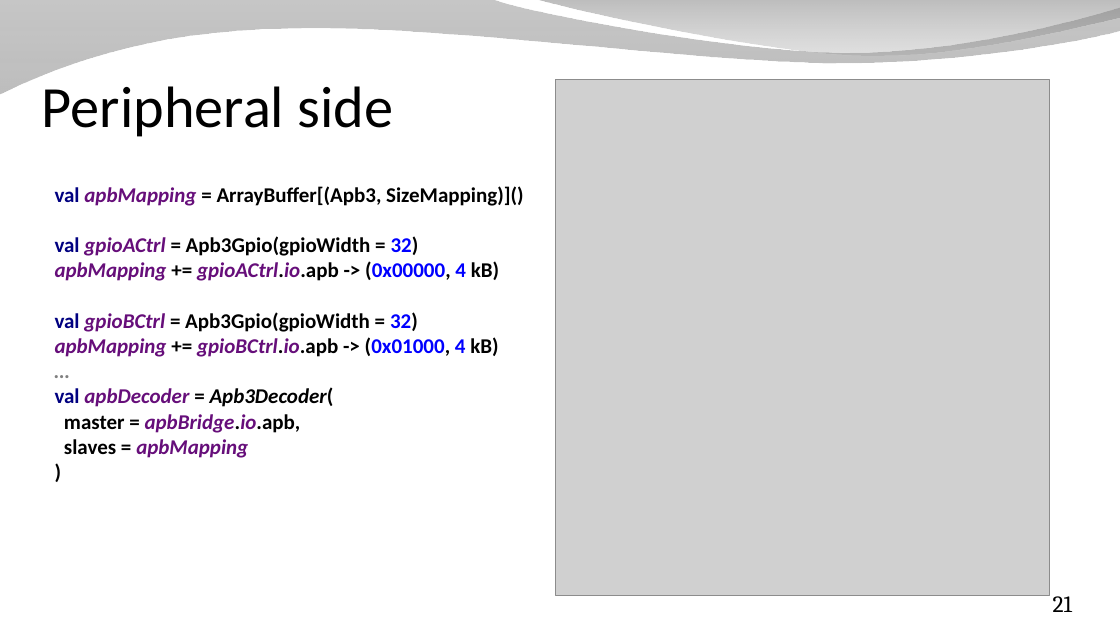
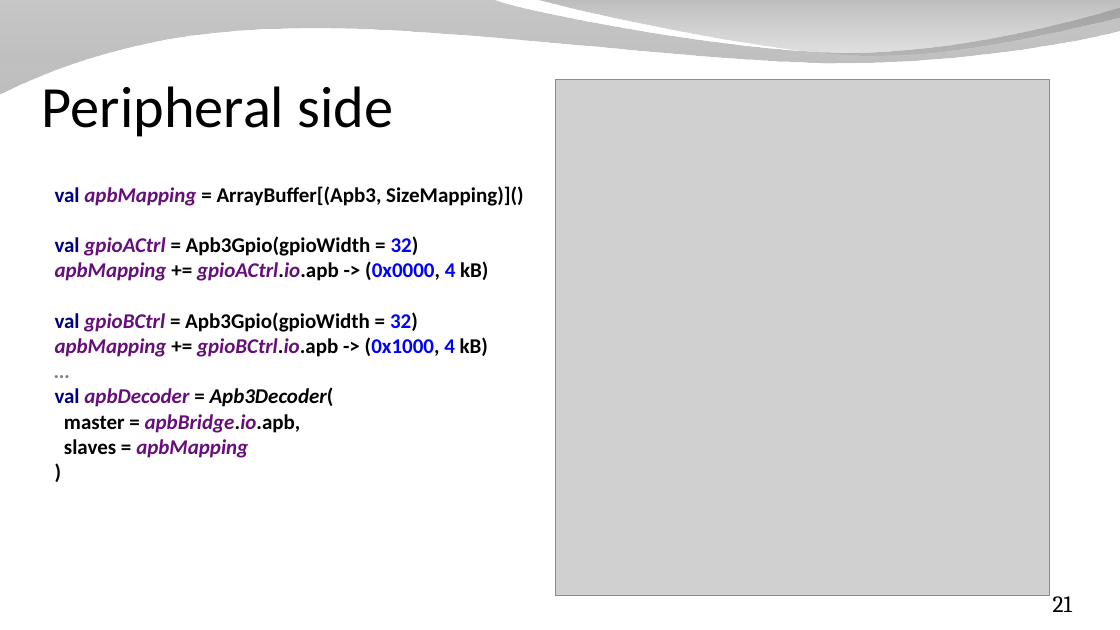
Before and after one commit to SpinalHDL/SpinalDoc, a slide deck: slide 21 of presentation/en/workshop/taste.odp. Drawn at 1120x630 pixels with LibreOffice and Linux fonts; fonts in the diff are those of the drawing; grey boxes stand for pictures; background and template pictures are left out. Boxes give left, top, right and bottom in pixels: in the first picture for what was removed or moved away, otherwise in the second. Text is boxed around its words. In the diff, an @@ line names an element or a change of style, - is before the commit and + after.

```diff
--- a/presentation/en/workshop/taste.odp
+++ b/presentation/en/workshop/taste.odp
@@ text at [55,236,488,357]: text changed @@
-val gpioACtrl = Apb3Gpio(gpioWidth = 32)
-apbMapping += gpioACtrl.io.apb -> (0x00000, 4 kB)
-val gpioBCtrl = Apb3Gpio(gpioWidth = 32)
-apbMapping += gpioBCtrl.io.apb -> (0x01000, 4 kB)
+val gpioACtrl = Apb3Gpio(gpioWidth = 32)
+apbMapping += gpioACtrl.io.apb -> (0x0000, 4 kB)
+val gpioBCtrl = Apb3Gpio(gpioWidth = 32)
+apbMapping += gpioBCtrl.io.apb -> (0x1000, 4 kB)
```
Also in this commit, not shown: 8 other slides changed, 7 other files.
